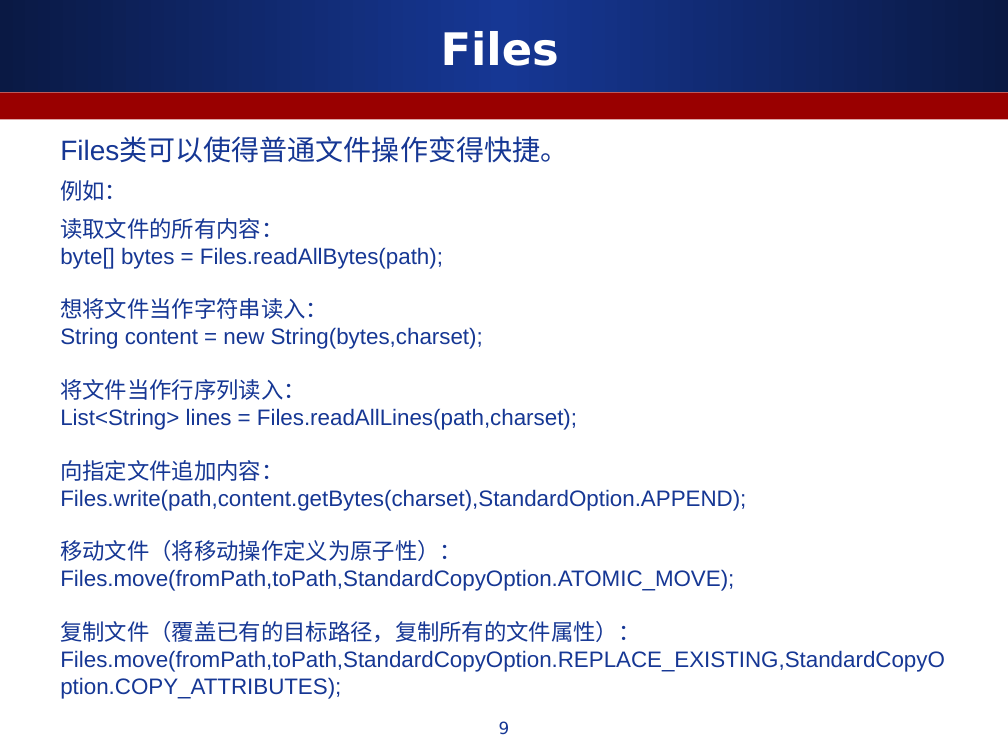
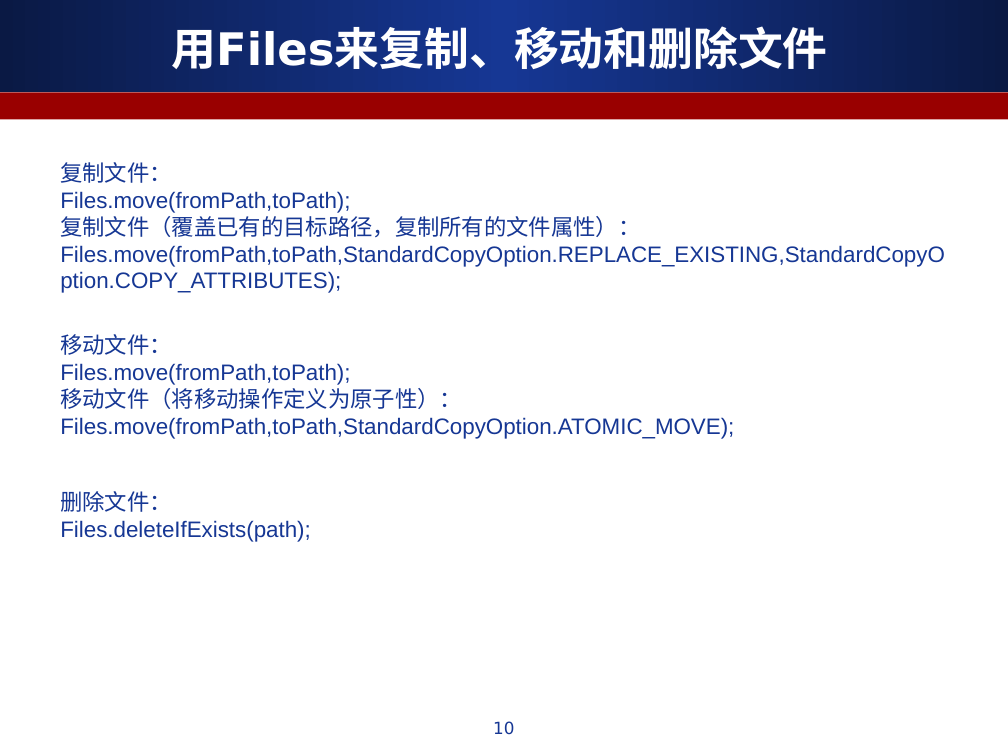
Before and after one commit to ALiberInc/Training, a slide deck: slide 10 of Java/第七章_流与文件.ppt (slide 9 before the commit). Drawn at 1008x756 pixels with LibreOffice and Linux fonts; fonts in the diff are those of the drawing. Boxes give left, top, right and bottom in pixels: in the first picture for what was removed or moved away, otherwise in the second. Text is boxed around its words. In the diff, an @@ line names an element or a change of style, - is before the commit and + after.

```diff
--- a/Java/第七章_流与文件.ppt
+++ b/Java/第七章_流与文件.ppt
@@ title at box(171, 20, 827, 77): text changed @@
-Files
+用Files来复制、移动和删除文件
@@ text at box(60, 162, 945, 542): text changed @@
-Files类可以使得普通文件操作变得快捷。
-例如：
-读取文件的所有内容：
-byte[] bytes = Files.readAllBytes(path);
-想将文件当作字符串读入：
-String content = new String(bytes,charset);
-将文件当作行序列读入：
-List<String> lines = Files.readAllLines(path,charset);
-向指定文件追加内容：Files.write(path,content.getBytes(charset),StandardOption.APPEND);
-移动文件（将移动操作定义为原子性）：Files.move(fromPath,toPath,StandardCopyOption.ATOMIC_MOVE);
-复制文件（覆盖已有的目标路径，复制所有的文件属性）：Files.move(fromPath,toPath,StandardCopyOption.REPLACE_EXISTING,StandardCopyOption.COPY_ATTRIBUTES);
+复制文件：
+Files.move(fromPath,toPath);
+复制文件（覆盖已有的目标路径，复制所有的文件属性）：
+Files.move(fromPath,toPath,StandardCopyOption.REPLACE_EXISTING,StandardCopyOption.COPY_ATTRIBUTES);
+移动文件：
+Files.move(fromPath,toPath);
+移动文件（将移动操作定义为原子性）：Files.move(fromPath,toPath,StandardCopyOption.ATOMIC_MOVE);
+删除文件：
+Files.deleteIfExists(path);
@@ page number at box(493, 721, 514, 735): text changed @@
-9
+10
```
Also in this commit, not shown: 3 other slides changed, 2 slides added.
